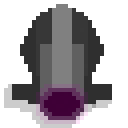
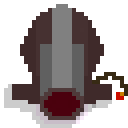
Revision of a layered 128 × 128 image; what changed, layer by layer:
added layer "Layer 3" above "Layer 1" over (92, 72, 128, 100)
painted on "Layer 1" over (12, 8, 112, 124)
